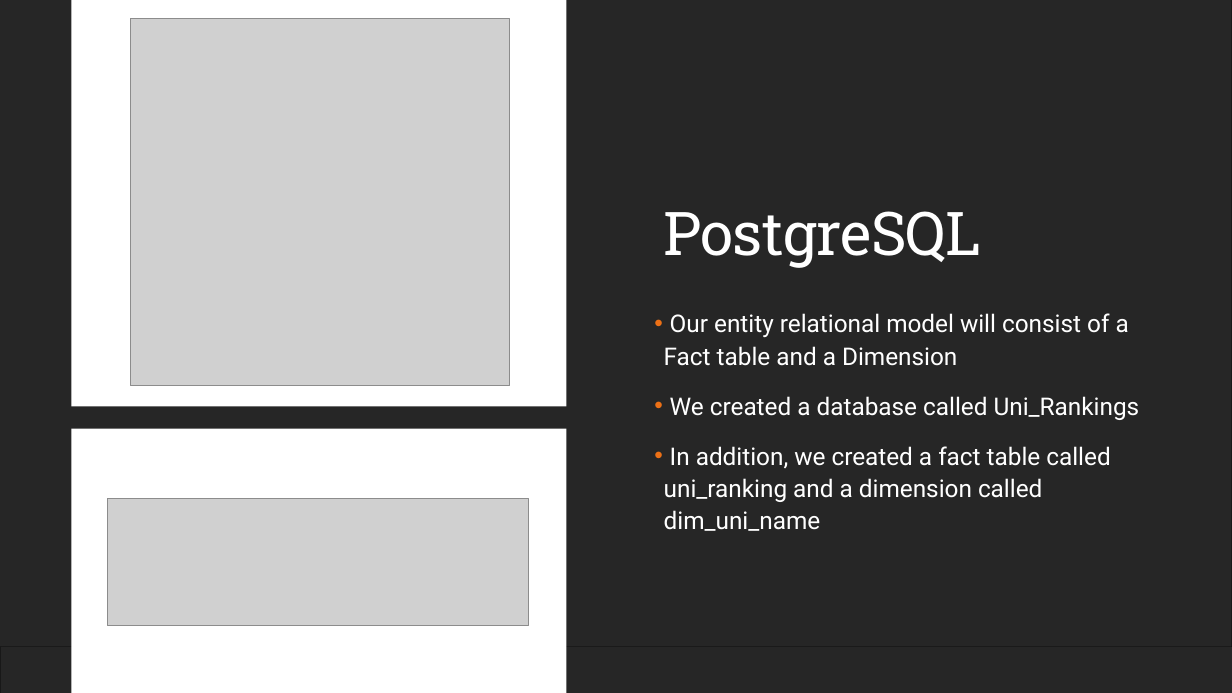
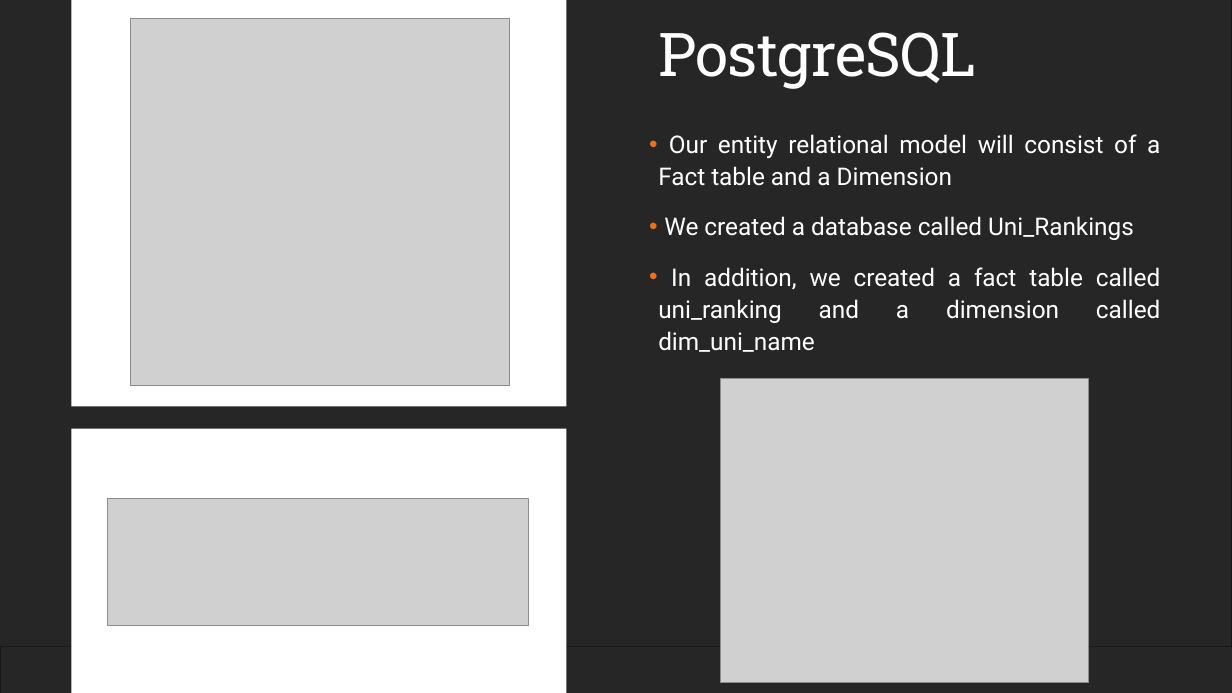
Before and after one commit to Chadi272/Project_3_Path_Finders, a slide deck: slide 8 of Path Finders.pptx (slide 6 before the commit). Drawn at 1232x693 pixels with LibreOffice and Linux fonts; fonts in the diff are those of the drawing; grey boxes stand for pictures. Boxes give left, top, right and bottom in pixels: in the first picture for what was removed or moved away, otherwise in the second. Text is boxed around its words. In the diff, an @@ line names an element or a change of style, - is before the commit and + after.

```diff
--- a/Path Finders.pptx
+++ b/Path Finders.pptx
@@ title "PostgreSQL": place and size @@
-title "PostgreSQL" at <box>664,211,982,268</box>
+title "PostgreSQL" at <box>658,32,976,89</box>
@@ text "Our entity relational model will ...": place and size @@
-text "Our entity relational model will ..." at <box>664,313,1140,531</box>
+text "Our entity relational model will ..." at <box>658,134,1160,352</box>
@@ text "Our entity relational model will ..." at <box>658,134,1160,352</box>: alignment left to justified @@
@@ picture added at <box>721,378,1090,683</box> @@
```
Also in this commit, not shown: 6 other slides changed, 2 slides added, 3 other files.
